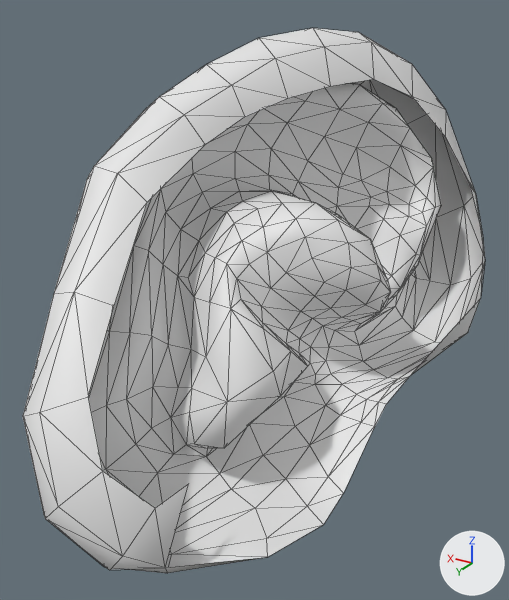
An edit to the OBJ model data/model/final/ear.obj, drawn before and after from the same camera.
Before and after are seen from a 50 mm camera at (-1.65, 2.5, 4.01) aimed at (0.47, -1.02, 2.25). The axes (+X, +Y, +Z) are drawn at lower right. The lights are the same throughout. Mesh edges are drawn as thin lines. Materials are left out; every surface is plain grey. Where no turn or scale is listed for an object, it has been applied to the vertices.

In view in the first picture: 'polySurface7_polySurface8_polySurface1_group1'.
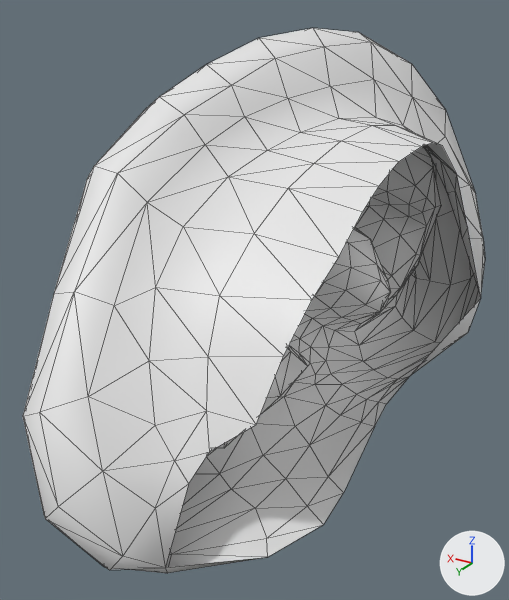
The newer file is also turned or shifted as a whole; pictures and numbers use the older file's frame.

Pixel boxes (x1, y1, x2, y2) of what changed, in the pictures (509 x 600 px):
part 1 of me_polysurface7_polysurface8_polysurface1_group1, added
    after: (88, 79, 483, 508)

What the commit changed:
me_polysurface7_polysurface8_polysurface1_group1 is used by ob_polysurface7_polysurface8_polysurface1_group1; location (0.0, 0.0, 0.0).
me_polysurface7_polysurface8_polysurface1_group1 had 328 vertices, 631 faces and spanned x -0.7..1.31, y -3.24..0.7, z 1.28..3.82.
me_polysurface7_polysurface8_polysurface1_group1 now has 367 vertices, 710 faces and spans x -0.7..1.31, y -3.24..0.7, z 1.28..3.82.
Part 1, on me_polysurface7_polysurface8_polysurface1_group1:
39 vertices are added at x -0.53..0.65, y -2.47..0.18, z 1.87..3.29.
79 new faces join them.
